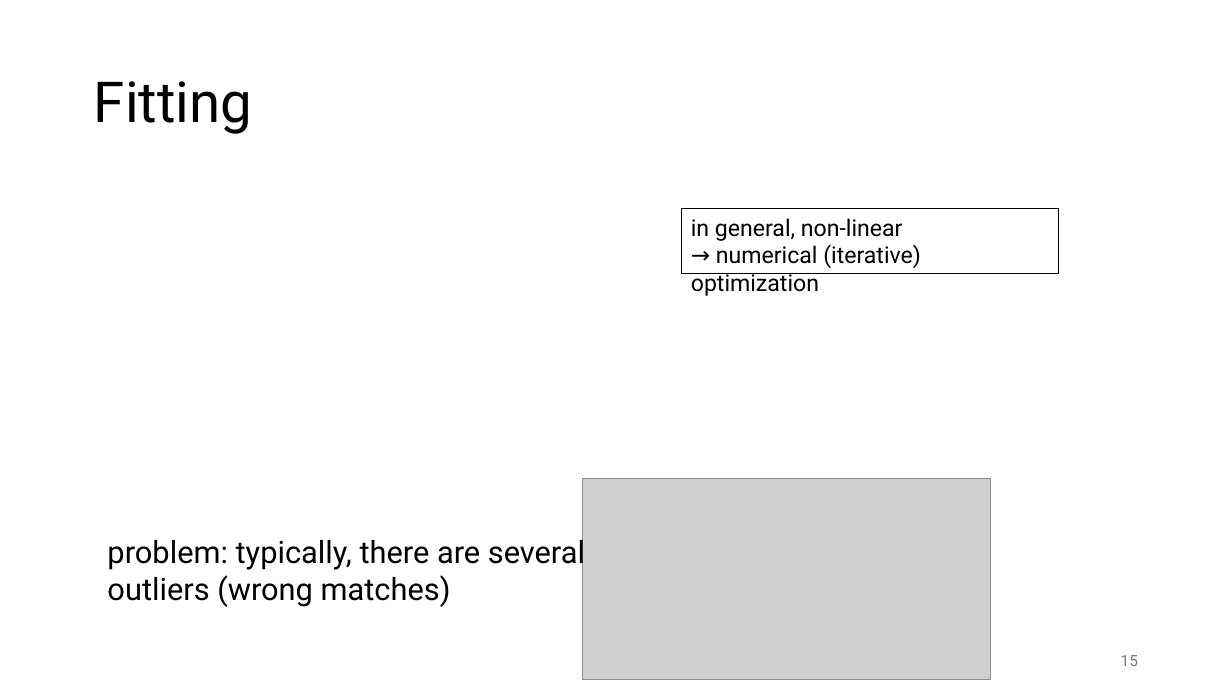
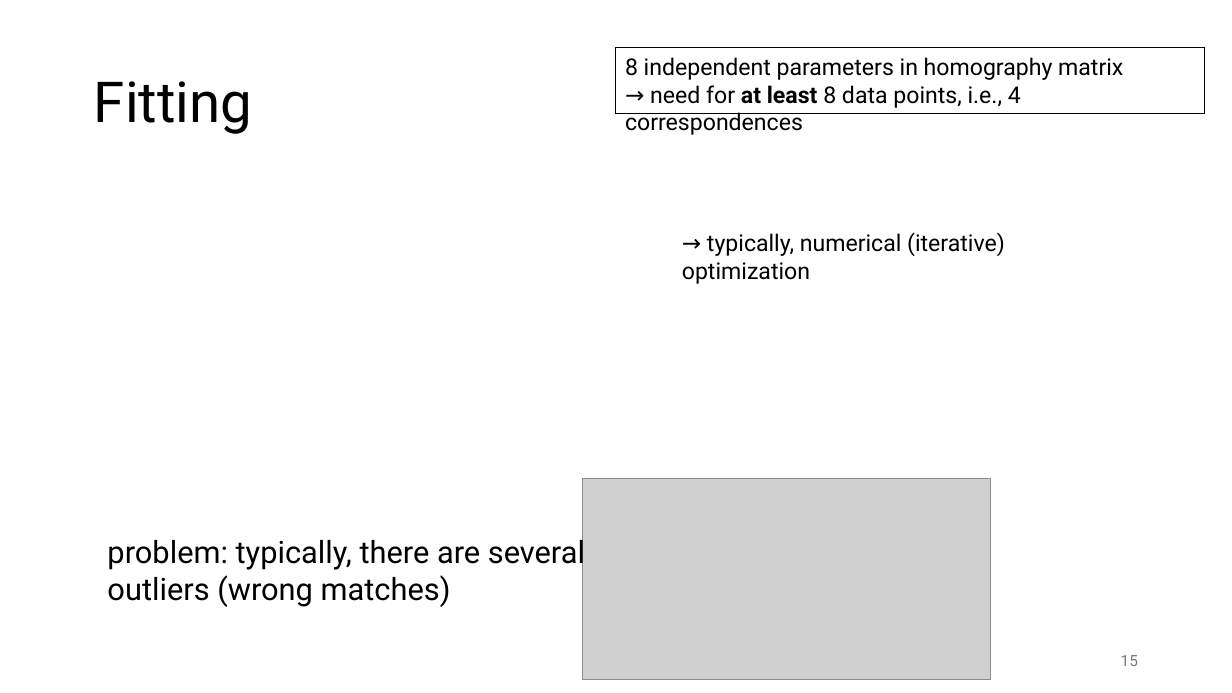
Before and after one commit to FelixWick/computer_vision, a slide deck: slide 15 of slides/3_projective_geometry.pptx. Drawn at 1232x693 pixels with LibreOffice and Linux fonts; fonts in the diff are those of the drawing; grey boxes stand for pictures. Boxes give left, top, right and bottom in pixels: in the first picture for what was removed or moved away, otherwise in the second. Text is boxed around its words. In the diff, an @@ line names an element or a change of style, - is before the commit and + after.

```diff
--- a/slides/3_projective_geometry.pptx
+++ b/slides/3_projective_geometry.pptx
@@ rectangle added at [616,48,1205,114], outline #000000 0.75 pt, 18 pt, text #000000 @@
+8 independent parameters in homography matrix
+→ need for at least 8 data points, i.e., 4 correspondences
@@ text "→ typically, numerical (iterative) optimization": place and size @@
-text "→ typically, numerical (iterative) optimization" at [682,209,1059,274]
+text "→ typically, numerical (iterative) optimization" at [682,232,1005,284]
@@ text "→ typically, numerical (iterative) optimization" at [682,232,1005,284]: outline #000000 0.75 pt to none @@
@@ text at [682,232,1005,284]: text changed @@
-in general, non-linear
-→ numerical (iterative) optimization
+→ typically, numerical (iterative) optimization
```
Also in this commit, not shown: 1 other slide changed, 1 slide added, 2 slides removed, 1 other file.
